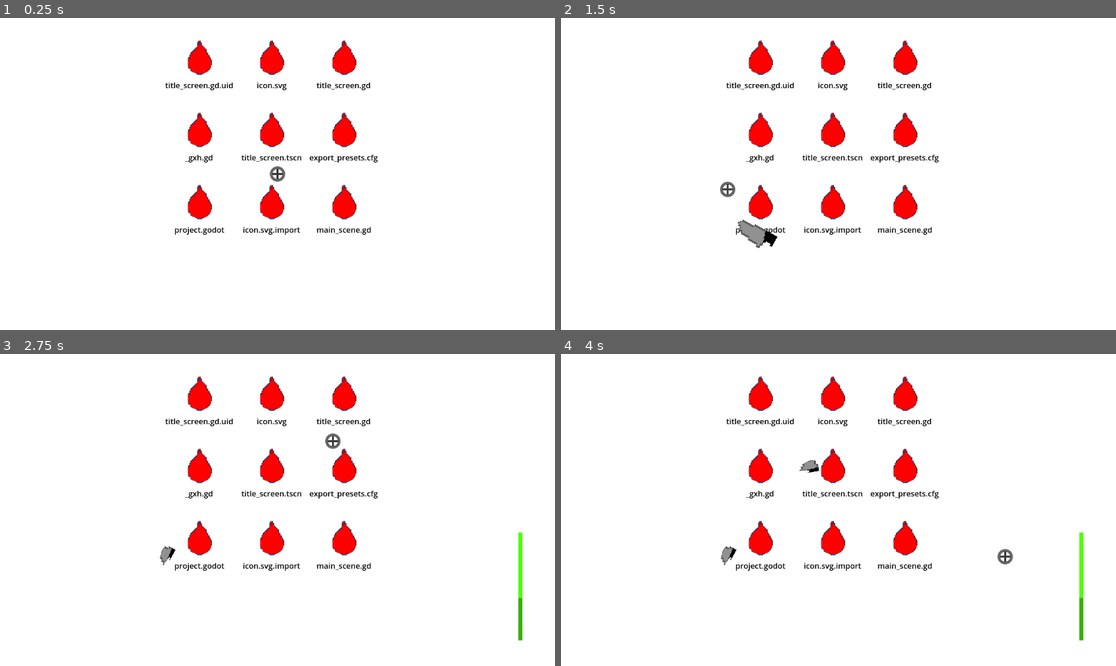
Above: before the commit, frames 1-4 (two rows, left to right).
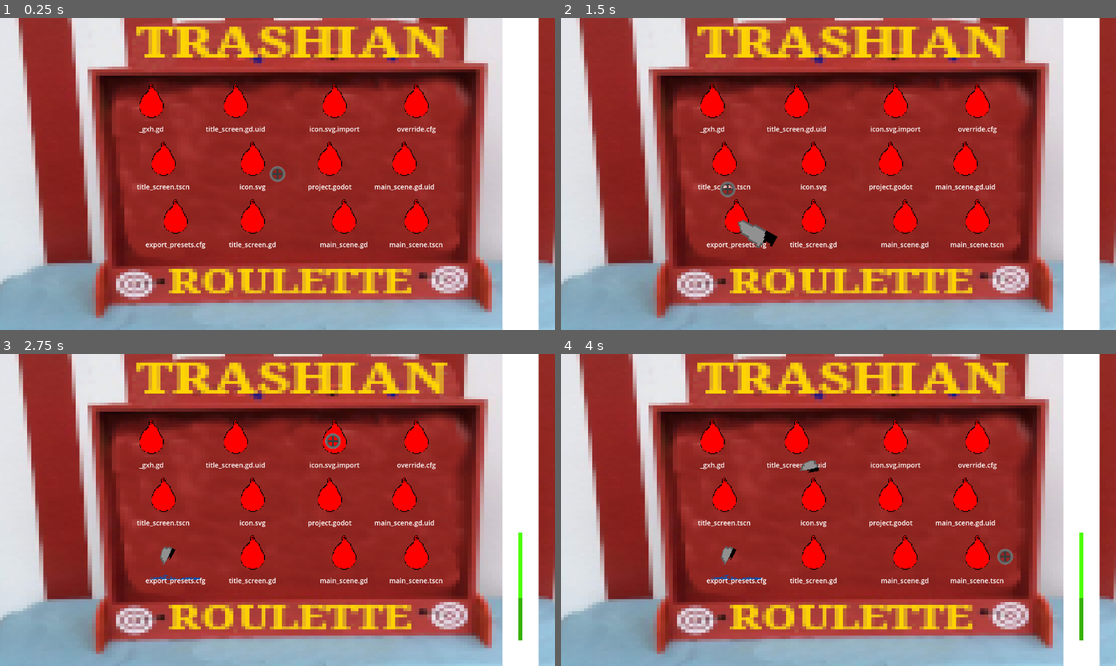
Above: after the commit, the same moments.

Repository: strawberry-p/trashian-roulette
Game: Godot game, scene res://main_scene.tscn
Two runs of this game, one before a commit and one after it. Both use one fixed random seed, a clock stepped at 60 frames per second and the inputs below.
Inputs (mouse positions are in pixels of both pictures, inside the frame that each line leads up to):
- Up to frame 1 (0.25 s): no input
- Up to frame 2 (1.5 s): tap Enter at 0.5 s; move the mouse to (960, 158) at 0.52 s; press the mouse at (960, 158) at 0.53 s; tap Space at 1.25 s; move the mouse to (727, 189) at 1.27 s; release the mouse at (727, 189) at 1.28 s; click (727, 189) at 1.35 s
- Up to frame 3 (2.75 s): move the mouse to (333, 441) at 2.02 s; press the mouse at (333, 441) at 2.03 s
- Up to frame 4 (4 s): tap Enter at 2.75 s; move the mouse to (810, 572) at 2.77 s; release the mouse at (810, 572) at 2.78 s; click (810, 572) at 2.85 s; tap Space at 3.5 s; move the mouse to (1005, 556) at 3.52 s; press the mouse at (1005, 556) at 3.53 s

The runs differ from the first frame. In frame 1, 93% of the frame differs, in the area x 0-100%, y 0-100%; in frame 2, 93%; in frame 3, 93%; in frame 4, 93%.

Commit message:
better balloons

Diff:
--- a/main_scene.tscn
+++ b/main_scene.tscn
@@ -1,10 +1,11 @@
-[gd_scene load_steps=8 format=3 uid="uid://cpdcq41acu3yk"]
+[gd_scene load_steps=9 format=3 uid="uid://cpdcq41acu3yk"]
 
 [ext_resource type="Script" uid="uid://bbanfhmaaxrbv" path="res://main_scene.gd" id="1_hq1ik"]
 [ext_resource type="Texture2D" uid="uid://cdyls5bpia1t4" path="res://sprites/blank.png" id="1_vimvf"]
 [ext_resource type="PackedScene" uid="uid://cbrmandc76c7p" path="res://objects/knife.tscn" id="2_d5x1h"]
 [ext_resource type="PackedScene" uid="uid://d0dejr3wjs8ca" path="res://objects/balloon.tscn" id="3_d5x1h"]
 [ext_resource type="Script" uid="uid://dhfl0q3ul1f7v" path="res://scripts/balloon_spawner.gd" id="4_8mm7a"]
+[ext_resource type="Texture2D" uid="uid://bw5641rg7xu1o" path="res://sprites/bg.png" id="5_66tet"]
 [ext_resource type="Texture2D" uid="uid://1csfwl3gkpya" path="res://sprites/bar.png" id="6_hq1ik"]
 [ext_resource type="Texture2D" uid="uid://dihr3vgegdlo7" path="res://sprites/crosshair.png" id="7_nfk4m"]
 
@@ -12,18 +13,23 @@
 texture_filter = 1
 script = ExtResource("1_hq1ik")
 
-[node name="Blank" type="Sprite2D" parent="."]
-position = Vector2(576, 324)
-scale = Vector2(36, 20.25)
-texture = ExtResource("1_vimvf")
-
 [node name="Spawner" type="Node2D" parent="."]
 position = Vector2(564, 337)
 script = ExtResource("4_8mm7a")
 balloonObject = ExtResource("3_d5x1h")
 knifeObject = ExtResource("2_d5x1h")
-points = PackedVector2Array(-150, -100, 0, -100, 150, -100, -150, -250, 0, -250, 150, -250, 0, 50, -150, 50, 150, 50)
+points = PackedVector2Array(-250, -160, -225, -40, -200, 80, -75, -160, -40, -40, -40, 80, 130, -160, 120, -40, 150, 80, 300, -160, 275, -40, 300, 80)
 knifeSpawnPoint = Vector2(0, 200)
+
+[node name="Sprite2D" type="Sprite2D" parent="Spawner"]
+position = Vector2(0, 5.999954)
+scale = Vector2(8.392555, 6.3749995)
+texture = ExtResource("5_66tet")
+
+[node name="Blank" type="Sprite2D" parent="."]
+position = Vector2(1081, 319)
+scale = Vector2(2.34375, 26.6875)
+texture = ExtResource("1_vimvf")
 
 [node name="bar" type="Sprite2D" parent="."]
 position = Vector2(1080, 339)
--- a/objects/balloon.tscn
+++ b/objects/balloon.tscn
@@ -1,25 +1,25 @@
 [gd_scene load_steps=27 format=3 uid="uid://d0dejr3wjs8ca"]
 
 [ext_resource type="Script" uid="uid://r6ju64u3vtal" path="res://scripts/balloon.gd" id="1_hbjy3"]
-[ext_resource type="Texture2D" uid="uid://idp0dntog8tx" path="res://sprites/balloon/frame_00.png" id="2_3k386"]
-[ext_resource type="Texture2D" uid="uid://2d3k7xg2ifua" path="res://sprites/balloon/frame_01.png" id="3_j1fmh"]
-[ext_resource type="Texture2D" uid="uid://cpb181qds10b" path="res://sprites/balloon/frame_02.png" id="4_a8odj"]
-[ext_resource type="Texture2D" uid="uid://idifn3i85q2h" path="res://sprites/balloon/frame_03.png" id="5_6ghff"]
-[ext_resource type="Texture2D" uid="uid://mhldaeocbrdf" path="res://sprites/balloon/frame_04.png" id="6_3ucja"]
-[ext_resource type="Texture2D" uid="uid://c787lqdgk1pfo" path="res://sprites/balloon/frame_05.png" id="7_y03wi"]
-[ext_resource type="Texture2D" uid="uid://dfmwc56qx8bep" path="res://sprites/balloon/frame_06.png" id="8_pe5se"]
-[ext_resource type="Texture2D" uid="uid://ddbnrgtk30qt5" path="res://sprites/balloon/frame_07.png" id="9_vuwmj"]
-[ext_resource type="Texture2D" uid="uid://codui6mm0q6kq" path="res://sprites/balloon/frame_08.png" id="10_wntkw"]
-[ext_resource type="Texture2D" uid="uid://dn7eyps4ivjhi" path="res://sprites/balloon/frame_09.png" id="11_6dliw"]
-[ext_resource type="Texture2D" uid="uid://f6uhmumbdpof" path="res://sprites/balloon/frame_10.png" id="12_7qhik"]
-[ext_resource type="Texture2D" uid="uid://bthnvywiyyqs3" path="res://sprites/balloon/frame_11.png" id="13_bwtiw"]
-[ext_resource type="Texture2D" uid="uid://blxiv1ebx67pa" path="res://sprites/balloon/frame_12.png" id="14_un1p2"]
-[ext_resource type="Texture2D" uid="uid://cgbfsk83bxu6i" path="res://sprites/balloon/frame_13.png" id="15_bh083"]
-[ext_resource type="Texture2D" uid="uid://b01i33i14sdil" path="res://sprites/balloon/frame_14.png" id="16_0pr7c"]
-[ext_resource type="Texture2D" uid="uid://iwl7b5u76bgb" path="res://sprites/balloon/frame_15.png" id="17_jwwt0"]
-[ext_resource type="Texture2D" uid="uid://dx6c632mp3cs7" path="res://sprites/balloon/frame_16.png" id="18_scsch"]
-[ext_resource type="Texture2D" uid="uid://ckol0jb0xlutk" path="res://sprites/balloon/frame_17.png" id="19_anwef"]
+[ext_resource type="Texture2D" uid="uid://su61g84ixoow" path="res://sprites/balloon/frame1.png" id="3_j1fmh"]
+[ext_resource type="Texture2D" uid="uid://4gnfrsu4y6d8" path="res://sprites/balloon/frame2.png" id="4_a8odj"]
+[ext_resource type="Texture2D" uid="uid://bigc5mj0fdrx7" path="res://sprites/balloon/frame3.png" id="5_6ghff"]
+[ext_resource type="Texture2D" uid="uid://bt3v1v3osutow" path="res://sprites/balloon/frame4.png" id="6_3ucja"]
+[ext_resource type="Texture2D" uid="uid://c323x3yla0a02" path="res://sprites/balloon/frame5.png" id="7_y03wi"]
+[ext_resource type="Texture2D" uid="uid://wkexcot6qqdv" path="res://sprites/balloon/frame6.png" id="8_pe5se"]
+[ext_resource type="Texture2D" uid="uid://d3e6sqbqktuxx" path="res://sprites/balloon/frame7.png" id="9_vuwmj"]
+[ext_resource type="Texture2D" uid="uid://ohtcyw1lj03j" path="res://sprites/balloon/frame8.png" id="10_wntkw"]
+[ext_resource type="Texture2D" uid="uid://dxjyekne0lm8d" path="res://sprites/balloon/frame9.png" id="11_6dliw"]
+[ext_resource type="Texture2D" uid="uid://c0paobe4ghuo6" path="res://sprites/balloon/frame10.png" id="12_7qhik"]
+[ext_resource type="Texture2D" uid="uid://ku55a0b272hi" path="res://sprites/balloon/frame11.png" id="13_bwtiw"]
+[ext_resource type="Texture2D" uid="uid://dpope8awopu0k" path="res://sprites/balloon/frame12.png" id="14_un1p2"]
+[ext_resource type="Texture2D" uid="uid://bqwhkk28krqbb" path="res://sprites/balloon/frame13.png" id="15_bh083"]
+[ext_resource type="Texture2D" uid="uid://bto1bk2xu37kd" path="res://sprites/balloon/frame14.png" id="16_0pr7c"]
+[ext_resource type="Texture2D" uid="uid://bxv01u4cgx8n6" path="res://sprites/balloon/frame15.png" id="17_jwwt0"]
+[ext_resource type="Texture2D" uid="uid://cre0ikryygf2i" path="res://sprites/balloon/frame16.png" id="18_scsch"]
+[ext_resource type="Texture2D" uid="uid://cdfom42kpnqwi" path="res://sprites/balloon/frame17.png" id="19_anwef"]
 [ext_resource type="AudioStream" uid="uid://6xw6rax6ea8p" path="res://other/hell_yeah.wav" id="20_3k386"]
+[ext_resource type="Texture2D" uid="uid://deuyq232tlql5" path="res://sprites/balloon/frame18.png" id="20_24gft"]
 
 [sub_resource type="Animation" id="Animation_ghshe"]
 length = 0.001
@@ -50,7 +50,7 @@
 
 [sub_resource type="Animation" id="Animation_vimvf"]
 resource_name = "explode"
-length = 0.85
+length = 0.9
 tracks/0/type = "value"
 tracks/0/imported = false
 tracks/0/enabled = true
@@ -70,7 +70,7 @@
 tracks/1/interp = 1
 tracks/1/loop_wrap = true
 tracks/1/keys = {
-"times": PackedFloat32Array(0.8666667),
+"times": PackedFloat32Array(0.9),
 "transitions": PackedFloat32Array(1),
 "update": 1,
 "values": [true]
@@ -86,7 +86,7 @@
 animations = [{
 "frames": [{
 "duration": 1.0,
-"texture": ExtResource("2_3k386")
+"texture": ExtResource("3_j1fmh")
 }],
 "loop": false,
 "name": &"default",
@@ -94,9 +94,6 @@
 }, {
 "frames": [{
 "duration": 1.0,
-"texture": ExtResource("2_3k386")
-}, {
-"duration": 1.0,
 "texture": ExtResource("3_j1fmh")
 }, {
 "duration": 1.0,
@@ -146,6 +143,9 @@
 }, {
 "duration": 1.0,
 "texture": ExtResource("19_anwef")
+}, {
+"duration": 1.0,
+"texture": ExtResource("20_24gft")
 }],
 "loop": false,
 "name": &"pop",
@@ -156,7 +156,8 @@
 radius = 24.0
 
 [sub_resource type="LabelSettings" id="LabelSettings_hbjy3"]
-font_color = Color(0, 0, 0, 1)
+line_spacing = -5.0
+font_size = 14
 
 [node name="Balloon" type="RigidBody2D" groups=["balloon"]]
 texture_filter = 1
@@ -184,15 +185,15 @@
 shape = SubResource("CircleShape2D_opjno")
 
 [node name="Label" type="Label" parent="."]
-custom_minimum_size = Vector2(150, 0)
+custom_minimum_size = Vector2(175, 0)
 anchors_preset = 8
 anchor_left = 0.5
 anchor_top = 0.5
 anchor_right = 0.5
 anchor_bottom = 0.5
-offset_left = -32.0
+offset_left = -75.0
 offset_top = 41.0
-offset_right = 32.0
+offset_right = 75.0
 offset_bottom = 64.0
 grow_horizontal = 2
 grow_vertical = 2
--- a/project.godot
+++ b/project.godot
@@ -22,3 +22,7 @@
 "events": [Object(InputEventMouseButton,"resource_local_to_scene":false,"resource_name":"","device":-1,"window_id":0,"a …(253 unchanged characters)…
 ]
 }
+
+[rendering]
+
+environment/defaults/default_clear_color=Color(1, 1, 1, 1)
--- a/scripts/balloon.gd
+++ b/scripts/balloon.gd
@@ -16,8 +16,7 @@
 		return
 	for coll in get_colliding_bodies():
 		if coll && coll.is_in_group("knife"):
-			coll.collided = true
-			$AudioStreamPlayer2D.pitch_scale = randf() * 2
+			$AudioStreamPlayer2D.pitch_scale = randf() * 0.7 + 0.7
 			$AudioStreamPlayer2D.playing = true
 			$AnimatedSprite2D.play("pop")
 			active = false
Binary file changed: sprites/blank.png
